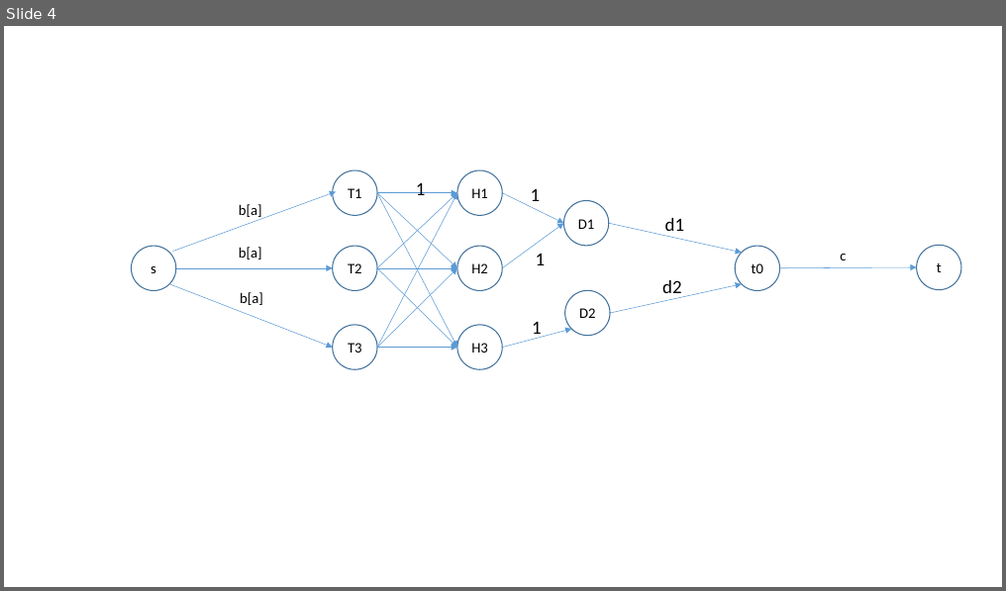
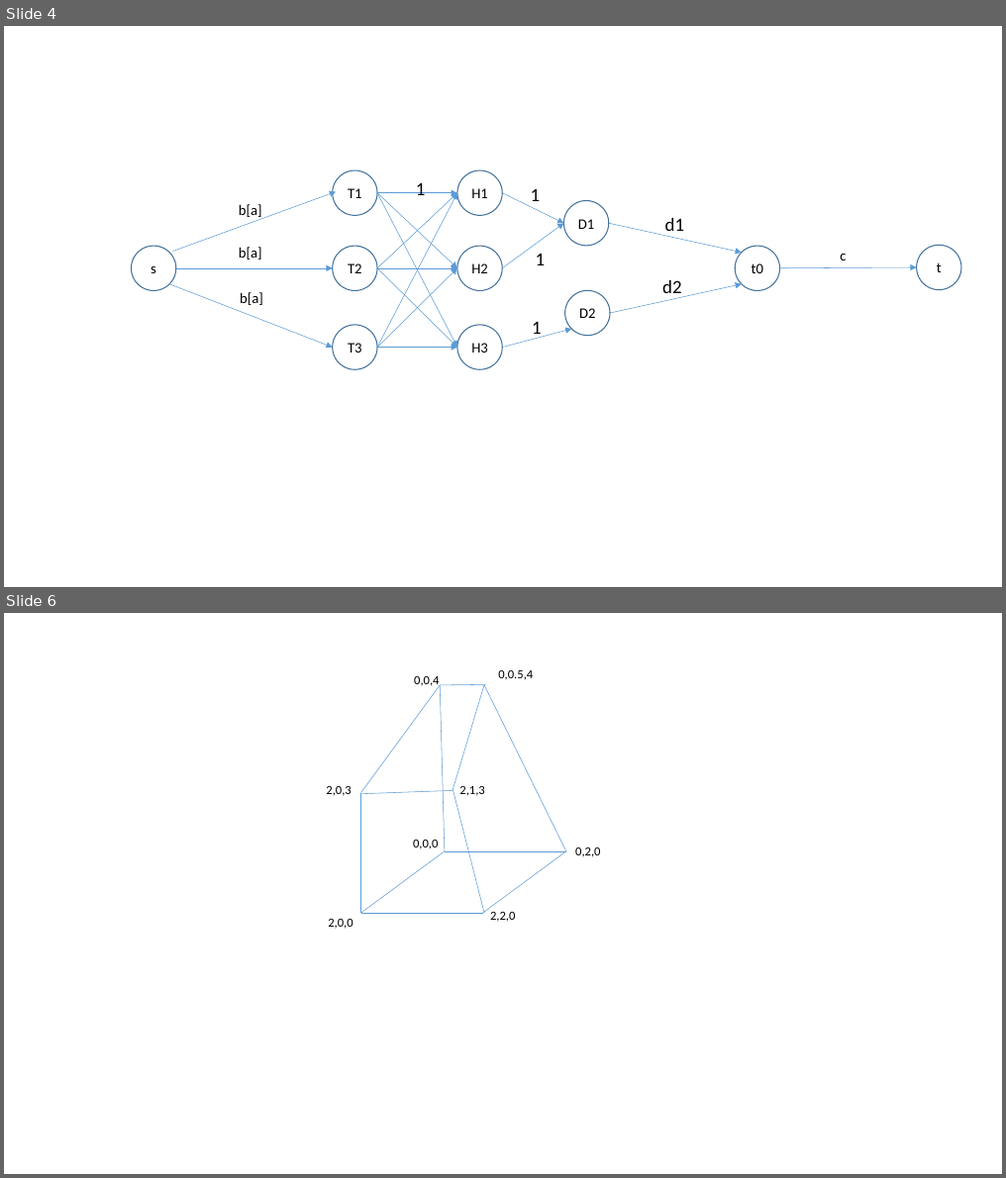
Before and after one commit to timotheeguerin/socs, a slide deck: Comp 360/Assignment 1/Graphs.pptx. Shown one above the other, each under a label of ours: slide 4 before the commit, slides 4 and 6 after it; the slides between them are not shown. The pictures are 1006x591 and 1006x1178 pixels, drawn with LibreOffice and Linux fonts; fonts in the diff are those of the drawing. Boxes give left, top, right and bottom in pixels: in the first picture for what was removed or moved away, otherwise in the second. Text is boxed around its words. In the diff, an @@ line names an element or a change of style, - is before the commit and + after.

```diff
--- a/Comp 360/Assignment 1/Graphs.pptx
+++ b/Comp 360/Assignment 1/Graphs.pptx
@@ slide 6 added at <box>4,613,1002,1174</box>, background #FFFFFF @@
@@ text added at <box>498,670,533,680</box>, 12 pt, text #000000 @@
+0,0.5,4
@@ line added from (361, 792) to (440, 685), #5B9BD5 0.5 pt @@
@@ text added at <box>414,676,439,687</box>, 12 pt, text #000000 @@
+0,0,4
@@ line added from (445, 852) to (440, 685), #5B9BD5 0.5 pt @@
@@ line added from (440, 685) to (485, 685), #5B9BD5 0.5 pt @@
@@ line added from (453, 789) to (484, 685), #5B9BD5 0.5 pt @@
@@ line added from (566, 852) to (484, 685), #5B9BD5 0.5 pt @@
@@ text added at <box>326,786,350,796</box>, 12 pt, text #000000 @@
+2,0,3
@@ line added from (362, 794) to (452, 790), #5B9BD5 0.5 pt @@
@@ line added from (453, 789) to (484, 913), #5B9BD5 0.5 pt @@
@@ text added at <box>459,786,484,796</box>, 12 pt, text #000000 @@
+2,1,3
@@ line added from (361, 913) to (361, 792), #5B9BD5 0.5 pt @@
@@ text added at <box>413,840,438,850</box>, 12 pt, text #000000 @@
+0,0,0
@@ text added at <box>575,848,600,858</box>, 12 pt, text #000000 @@
+0,2,0
@@ line added from (361, 913) to (445, 852), #5B9BD5 0.5 pt @@
@@ line added from (445, 852) to (566, 852), #5B9BD5 0.5 pt @@
@@ line added from (483, 913) to (566, 852), #5B9BD5 0.5 pt @@
@@ text added at <box>328,919,352,929</box>, 12 pt, text #000000 @@
+2,0,0
@@ line added from (361, 913) to (483, 913), #5B9BD5 0.5 pt @@
@@ text added at <box>490,912,515,922</box>, 12 pt, text #000000 @@
+2,2,0
```
Also in this commit, not shown: 1 slide changed, 4 other files.
